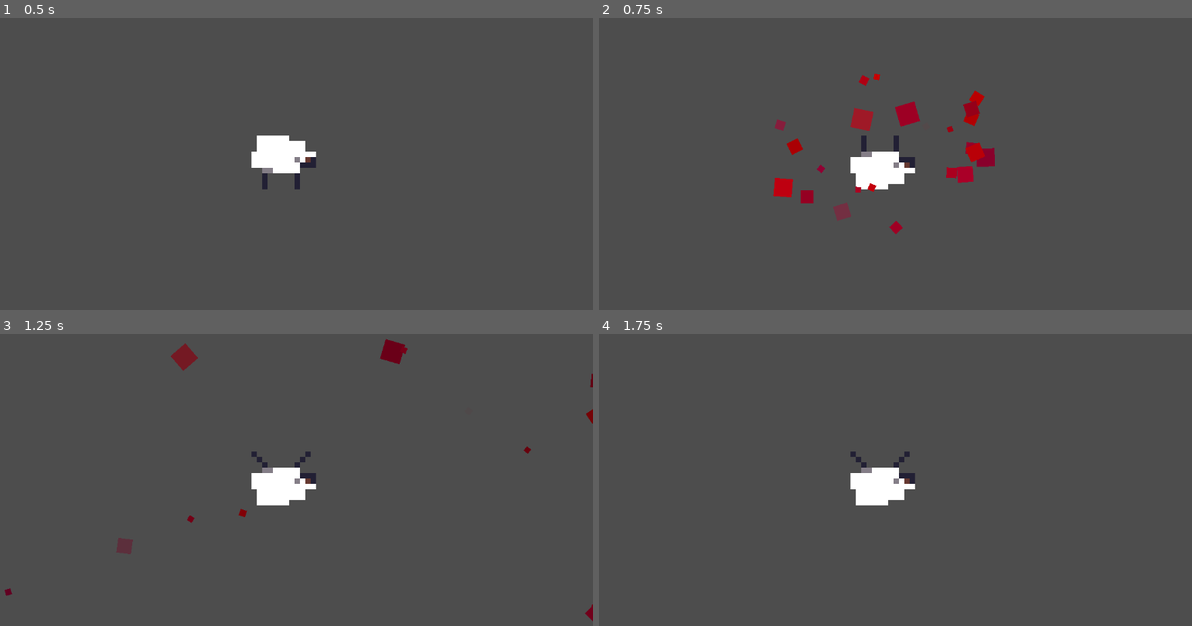
Above: before the commit, frames 1-4 (two rows, left to right).
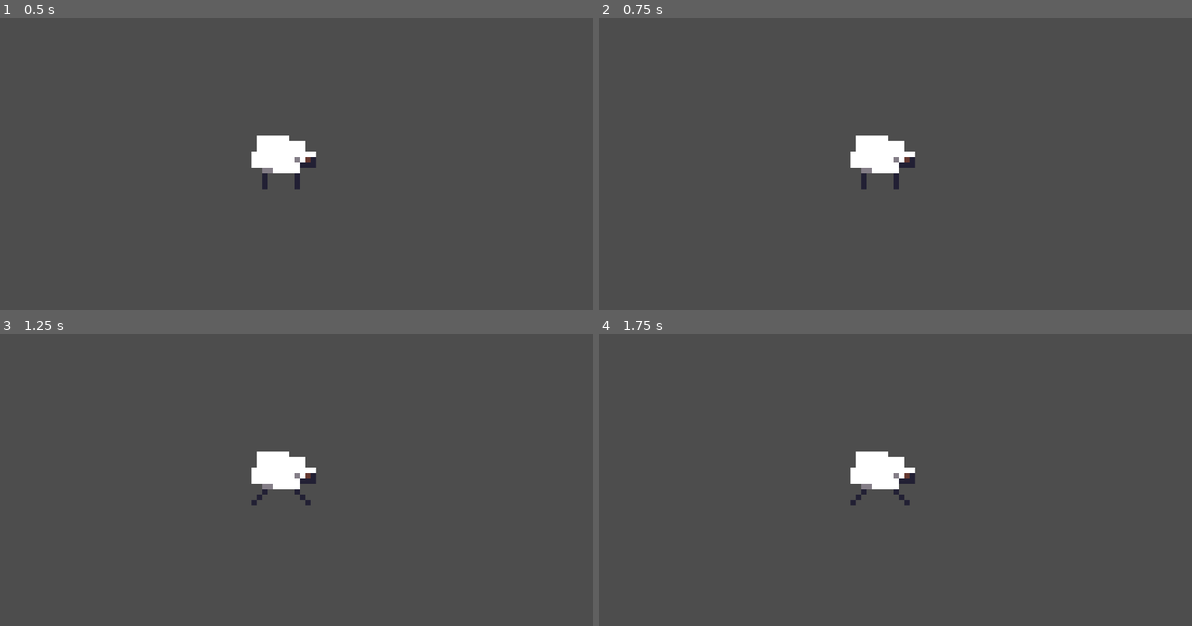
Above: after the commit, the same moments.

Repository: aeriab/giftjam_lebron
Game: Godot game, scene res://trash/shaptest.tscn
The game is run twice, just before and just after one commit, with the same random seed, the same clock (stepped at 60 frames per second) and the same inputs. This scene is started directly instead of the project's main scene.
Inputs (mouse positions are in pixels of both pictures, inside the frame that each line leads up to):
- Up to frame 1 (0.5 s): no input
- Up to frame 2 (0.75 s): tap Enter at 0.5 s; move the mouse to (883, 161) at 0.52 s; press the mouse at (883, 161) at 0.53 s
- Up to frame 3 (1.25 s): no input
- Up to frame 4 (1.75 s): move the mouse to (1067, 529) at 1.27 s; release the mouse at (1067, 529) at 1.28 s; click (1067, 529) at 1.35 s

Frame 1 is identical in both runs. In frame 2, 3.2% of the frame differs, in the area x 29-67%, y 19-75%; in frame 3, 2.0%; in frame 4, 1.2%.

Commit message:
right click to kill sheep

Diff:
--- a/flower/daybloom_scene.tscn
+++ b/flower/daybloom_scene.tscn
@@ -37,7 +37,7 @@
 material = SubResource("ShaderMaterial_dwsrw")
 texture = ExtResource("4_tnepv")
 script = ExtResource("4_q1rdw")
-MAX_OPACITY = 0.9
+MAX_OPACITY = 0.5
 FADE_IN_SPEED = 50.0
 FADE_OUT_SPEED = 50.0
 
--- a/shap.gd
+++ b/shap.gd
@@ -97,7 +97,7 @@
 
 # SEES MOUSE CLICKS TO ALLOW DEATH
 func _input(event):
-	if event is InputEventMouseButton and event.pressed and event.button_index == MOUSE_BUTTON_LEFT and mouse_inside and state!=States.DEATH:
+	if event is InputEventMouseButton and event.pressed and event.button_index == MOUSE_BUTTON_RIGHT and mouse_inside and state!=States.DEATH:
 		set_state("DEATH")
 
 func _on_idle_timeout():
